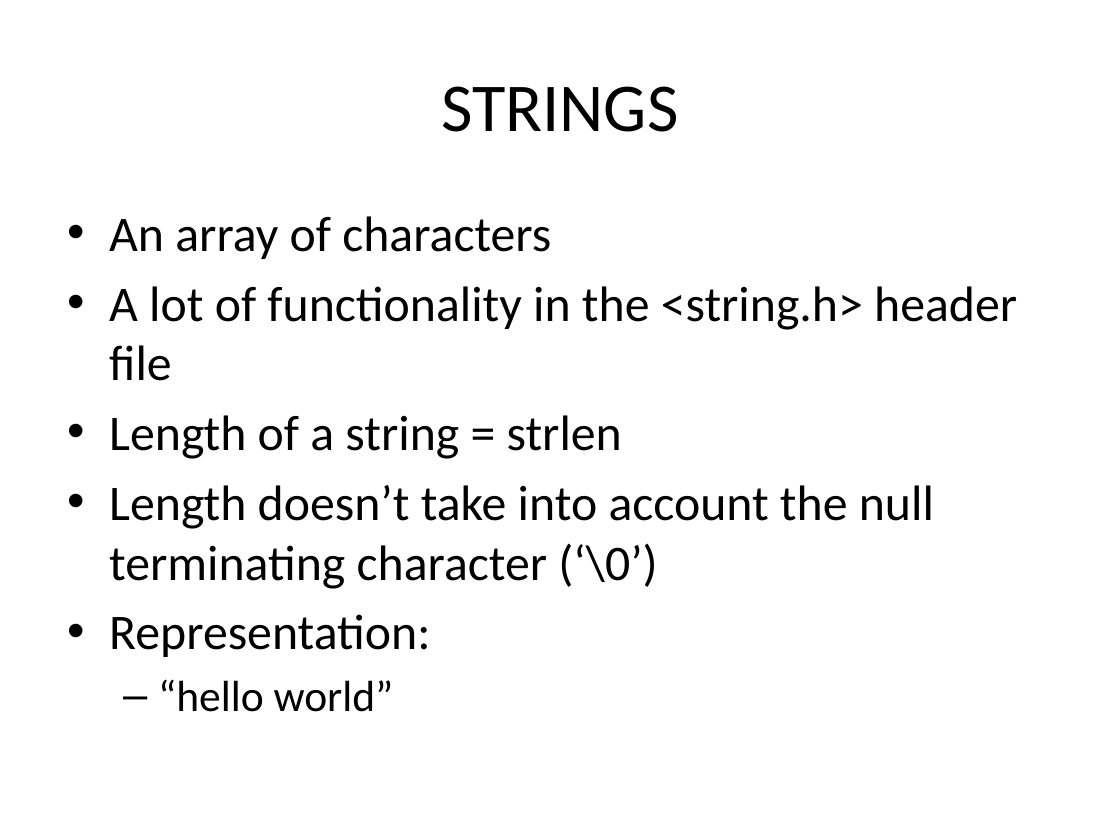
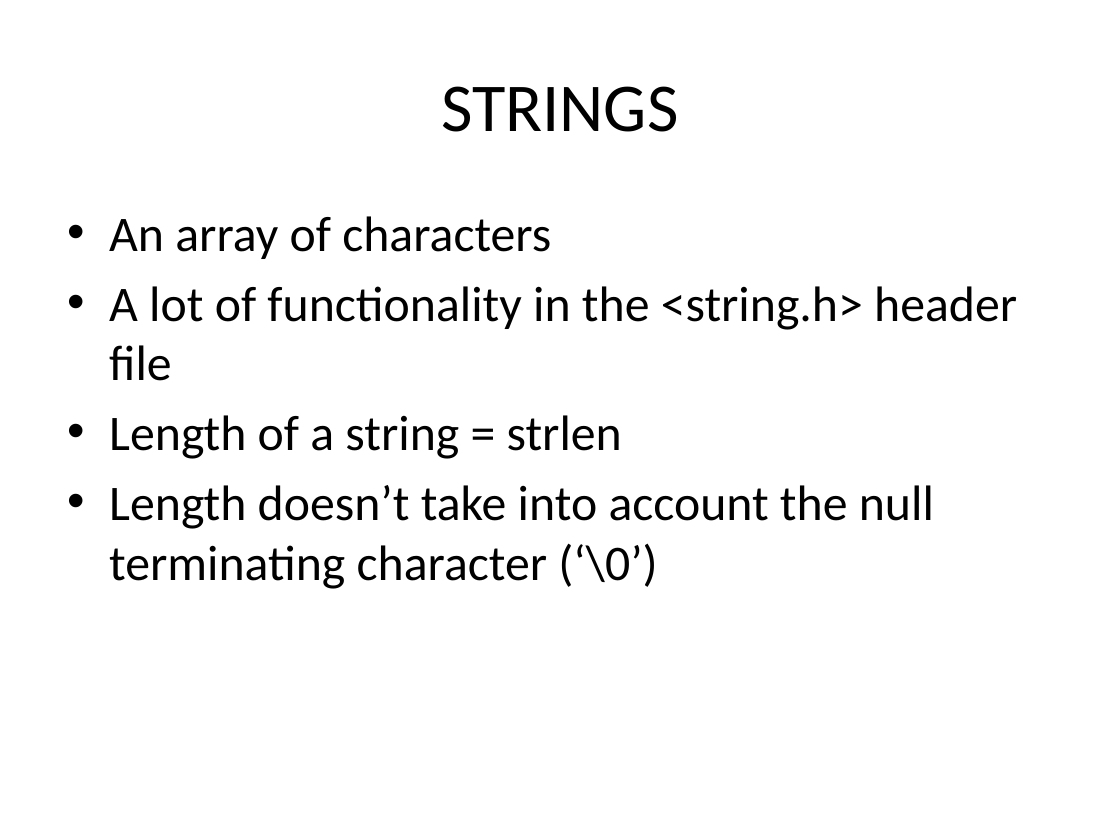
Before and after one commit to kinsidar/Spring2016, a slide deck: slide 15 of Slides/Lesson3.pptx (slide 12 before the commit). Drawn at 1120x840 pixels with LibreOffice and Linux fonts; fonts in the diff are those of the drawing. Boxes give left, top, right and bottom in pixels: in the first picture for what was removed or moved away, otherwise in the second. Text is boxed around its words. In the diff, an @@ line names an element or a change of style, - is before the commit and + after.

```diff
--- a/Slides/Lesson3.pptx
+++ b/Slides/Lesson3.pptx
@@ text at (109, 614, 430, 712): paragraphs removed @@
-• Representation:
-  – “hello world”
```
Also in this commit, not shown: 4 other slides changed, 11 slides added, 1 other file.
